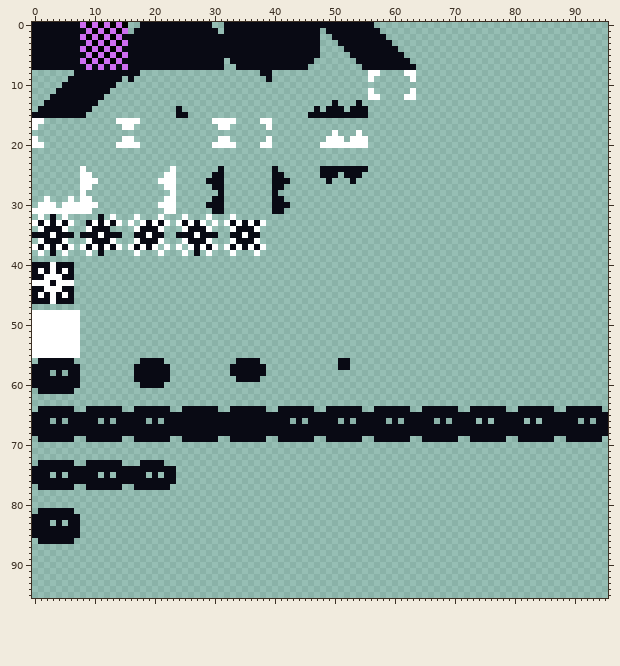
A sprite sheet gets an edit: game/assets/spritesheet.png. That is the earlier state.
The file is 96x96 pixels.
The same view after the edit:
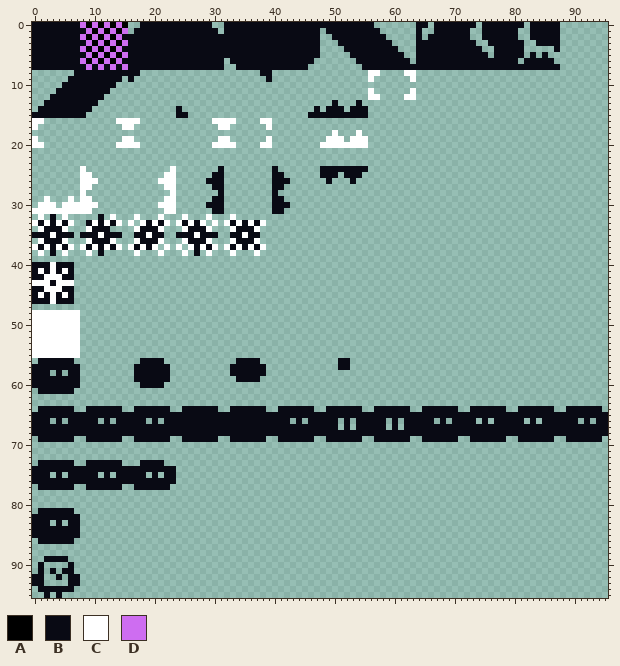
Palette (. is transparent): A #000000  B #090a14  C #ffffff  D #ce6df1
The edit:
The edit adds colour B in row 0 at x 64 to 65, 67 to 73, 75 to 81 and 83 to 87; in row 1 at x 64, 67 to 72, 75 to 80 and 83 to 87; in row 2 at x 64, 66 to 72, 75 to 80 and 83 to 87; in row 3 at x 64 to 73, 76 to 81 and 84 to 87; in row 4 at x 64 to 74, 77 to 81 and 87; in row 5 at x 64 to 75, 77 to 81, 83 and 85.
The edit adds colour B in row 6 at x 64 to 80 and 82 to 86; in row 7 at x 64 to 87; in row 89 at x 2 to 5; in row 90 at x 1 and 6; in row 91 at x 1, 3 and 5 to 6; in row 92 at x 0 to 1, 4 and 6 to 7.
The edit adds colour B in row 93 at x 0 to 1 and 6 to 7; in row 94 at x 1 to 6; in row 95 at x 2 and 4.
Colour B is removed in row 67 at x 51, 53, 59 and 61.
